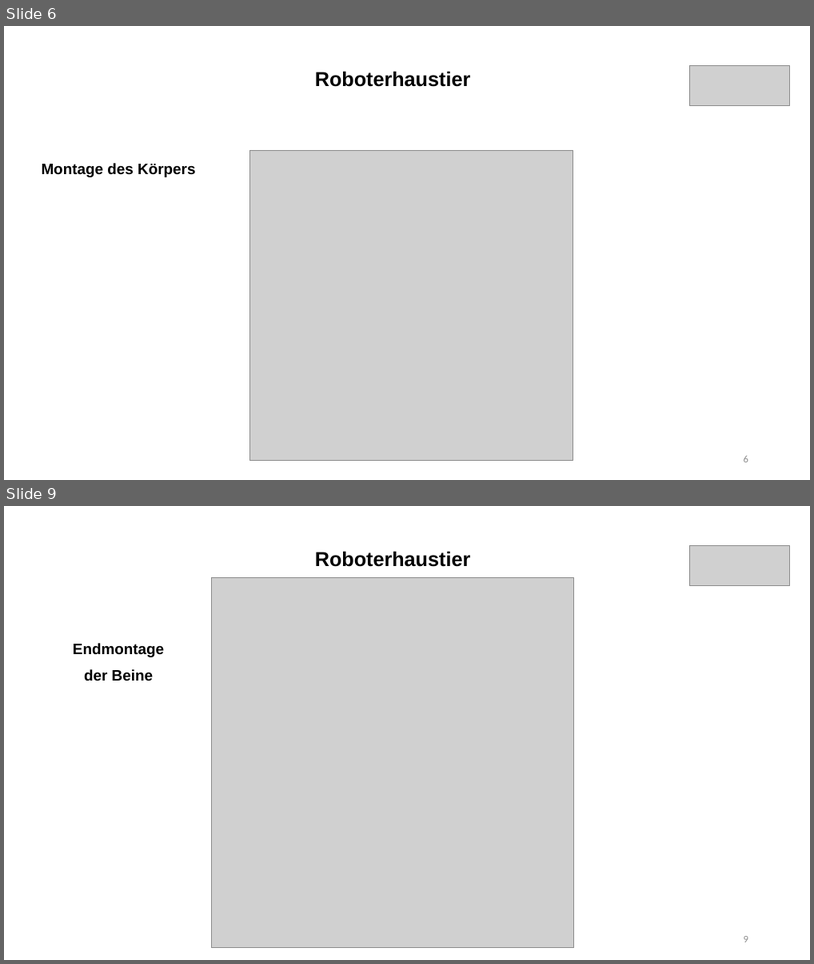
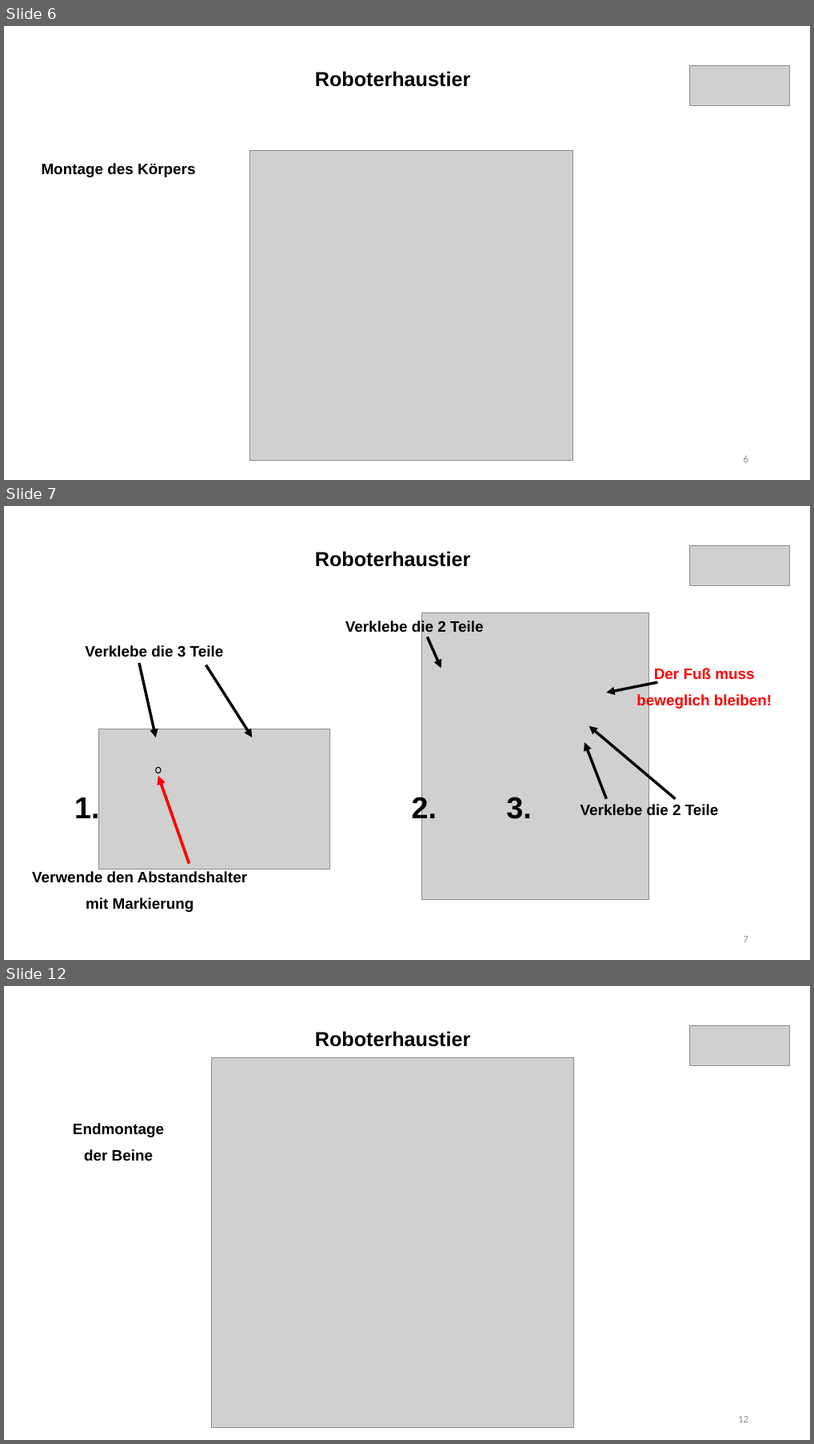
Before and after one commit to frankyhub/Egone, a slide deck: pdf/Roboterhaustier.pptx. Shown one above the other, each under a label of ours: slides 6 and 9 before the commit, slides 6, 7 and 12 after it; the slides between them are not shown. The pictures are 814x964 and 814x1444 pixels, drawn with LibreOffice and Linux fonts; fonts in the diff are those of the drawing; grey boxes stand for pictures. Boxes give left, top, right and bottom in pixels: in the first picture for what was removed or moved away, otherwise in the second. Text is boxed around its words. In the diff, an @@ line names an element or a change of style, - is before the commit and + after.

```diff
--- a/pdf/Roboterhaustier.pptx
+++ b/pdf/Roboterhaustier.pptx
@@ slide 7 added at <box>4,506,810,960</box>, background #FFFFFF @@
@@ subtitle added at <box>315,551,471,567</box>, 24 pt, text #000000, bold @@
+Roboterhaustier
@@ picture added at <box>690,545,790,585</box> @@
@@ text added at <box>346,620,484,636</box>, 18 pt, text #000000, bold @@
+Verklebe die 2 Teile
@@ picture added at <box>422,613,649,900</box> @@
@@ text added at <box>85,645,224,657</box>, 18 pt, text #000000, bold @@
+Verklebe die 3 Teile
@@ arrow added from (427, 636) to (442, 668), #000000 3.25 pt @@
@@ arrow added from (139, 663) to (156, 737), #000000 3.25 pt @@
@@ arrow added from (206, 665) to (252, 737), #000000 3.25 pt @@
@@ text added at <box>637,668,772,708</box>, 18 pt, text #FF0000, bold @@
+Der Fuß muss
+beweglich bleiben!
@@ arrow added from (658, 682) to (607, 692), #000000 3.25 pt @@
@@ picture added at <box>99,728,330,868</box> @@
@@ arrow added from (607, 799) to (585, 743), #000000 3.25 pt @@
@@ arrow added from (675, 799) to (590, 725), #000000 3.25 pt @@
@@ ellipse added at <box>156,768,161,772</box>, outline #000000 1 pt @@
@@ arrow added from (189, 864) to (158, 776), #FF0000 3.5 pt @@
@@ text added at <box>74,794,99,824</box>, 36 pt, text #000000, bold @@
+1.
@@ text added at <box>412,794,437,824</box>, 36 pt, text #000000, bold @@
+2.
@@ text added at <box>506,796,531,819</box>, 36 pt, text #000000, bold @@
+3.
@@ text added at <box>581,803,719,818</box>, 18 pt, text #000000, bold @@
+Verklebe die 2 Teile
@@ text added at <box>32,871,247,912</box>, 18 pt, text #000000, bold @@
+Verwende den Abstandshalter
+mit Markierung
@@ page number added at <box>744,936,749,942</box>, 12 pt, text #8C8C8C @@
+7
@@ what was slide 9 is now slide 12 @@
@@ page number at <box>738,1416,749,1422</box>: text changed @@
-9
+12
```
Also in this commit, not shown: 4 slides changed, 2 other slides added, 6 other files.
